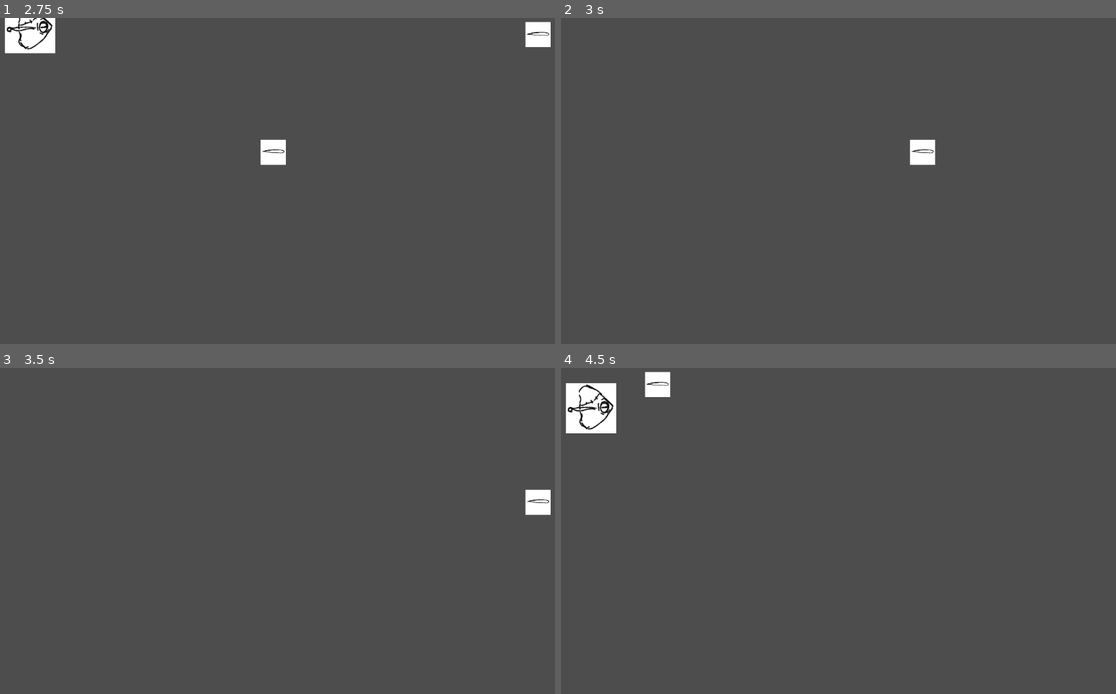
Above: before the commit, frames 1-4 (two rows, left to right).
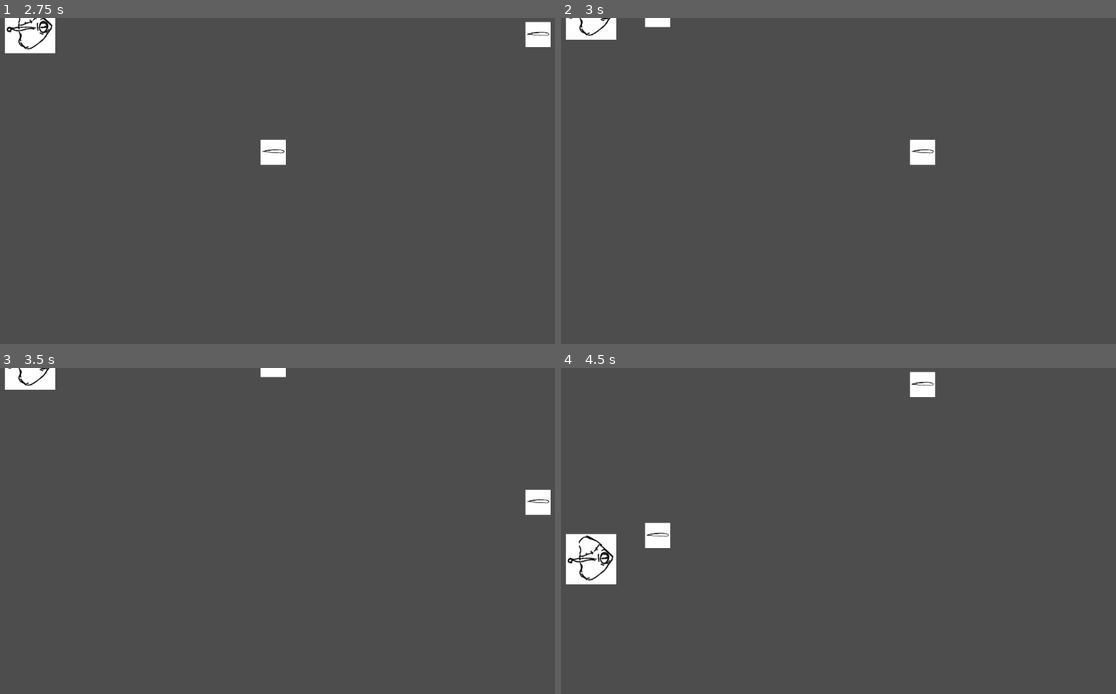
Above: after the commit, the same moments.

Repository: Winnie-Udel/father-where-are-you
Game: Godot game, scene res://scenes/main.tscn
Two runs of this game, one before a commit and one after it. Both use one fixed random seed, a clock stepped at 60 frames per second and the inputs below.
Inputs:
- Up to frame 1 (2.75 s): tap Enter at 0.5 s; hold Up (move_up) 0.53-1.28 s; tap Space (attack) at 0.6, 1.35, 2.1 s; hold Down (move_down) 1.28-2.03 s; hold Up (move_up) from 2.03 s (still down)
- Up to frame 2 (3 s): keep holding Up (move_up); tap Space (attack) at 2.85 s
- Up to frame 3 (3.5 s): keep holding Up (move_up)
- Up to frame 4 (4.5 s): release Up (move_up) at 3.53 s; hold Down (move_down) from 3.53 s (still down); tap Space (attack) at 3.6, 4.35 s

Frame 1 is identical in both runs. In frame 2, 0.7% of the frame differs, in the area x 0-20%, y 0-7%; in frame 3, 0.7%; in frame 4, 3.8%, in the area x 0-68%, y 1-67%.

Commit message:
Player cannot move offscreen

Diff:
--- a/scripts/player.gd
+++ b/scripts/player.gd
@@ -8,6 +8,9 @@
 
 var screen_size
 var laser_scene = preload("res://scenes/laser.tscn")
+
+func _ready():
+	screen_size = get_viewport_rect().size
 
 func _process(_delta):
 	if Input.is_action_just_pressed("attack"):
@@ -21,7 +24,12 @@
 	else:
 		velocity.y = move_toward(velocity.y, 0, 10)
 
+	# Prevent character from moving offscreen
+	global_position.x = clamp(global_position.x, 0, screen_size.x)
+	global_position.y = clamp(global_position.y, 0, screen_size.y)
+
 	move_and_slide()
+
 
 func shoot():
 	laser_shot.emit(laser_scene, muzzle.global_position)
Not shown, changed: README.md
